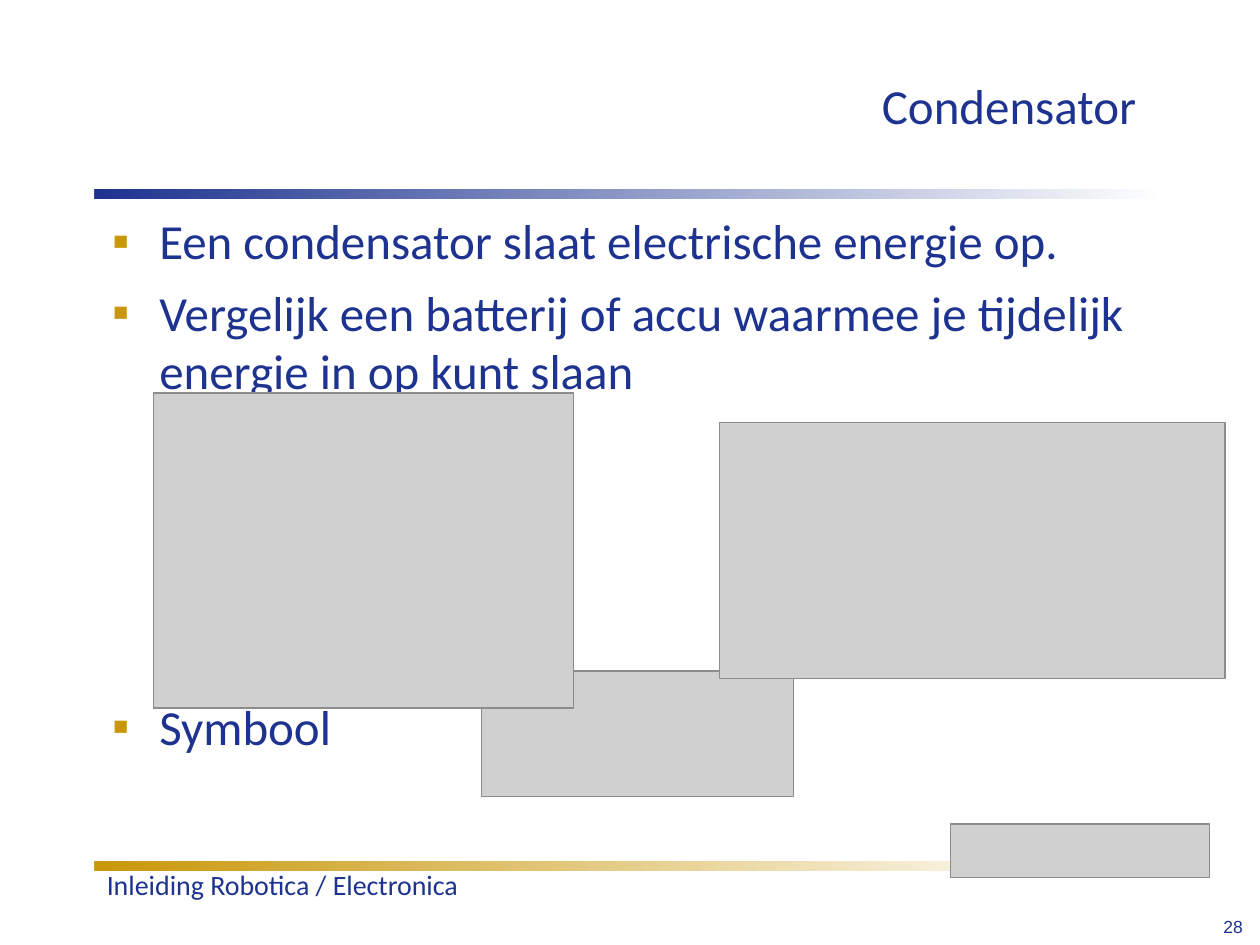
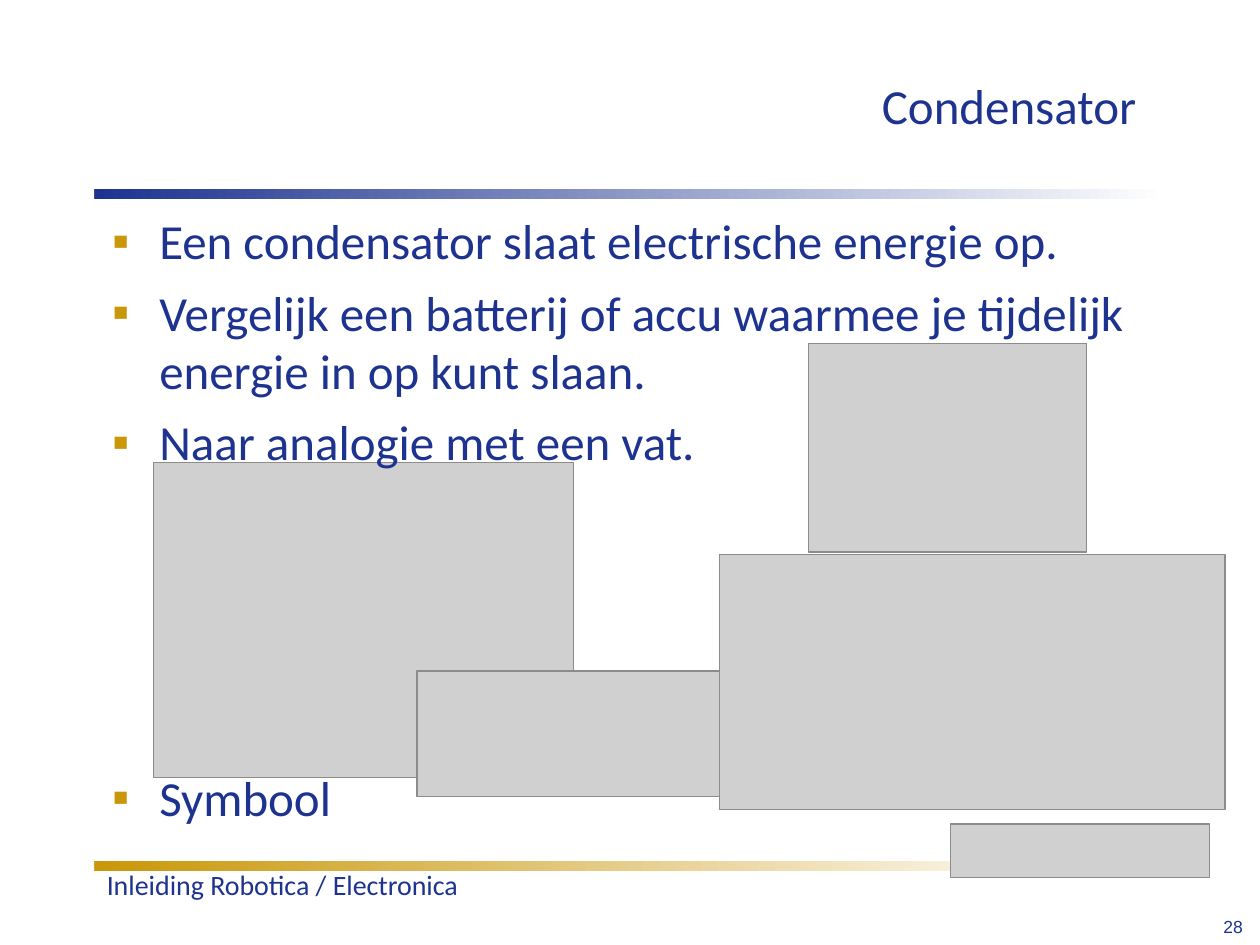
Before and after one commit to humiq/Greendevelopment, a slide deck: slide 28 of trunk/documents/Colleges/ISIROB College 1.ppt. Drawn at 1260x945 pixels with LibreOffice and Linux fonts; fonts in the diff are those of the drawing; grey boxes stand for pictures; background and template pictures are left out. Boxes give left, top, right and bottom in pixels: in the first picture for what was removed or moved away, otherwise in the second. Text is boxed around its words. In the diff, an @@ line names an element or a change of style, - is before the commit and + after.

```diff
--- a/trunk/documents/Colleges/ISIROB College 1.ppt
+++ b/trunk/documents/Colleges/ISIROB College 1.ppt
@@ text at <box>159,297,1123,472</box>: text changed @@
-▪ Vergelijk een batterij of accu waarmee je tijdelijk energie in op kunt slaan
+▪ Vergelijk een batterij of accu waarmee je tijdelijk energie in op kunt slaan.
+▪ Naar analogie met een vat.
@@ picture: place and size @@
-picture at <box>719,423,1226,679</box>
+picture at <box>809,344,1086,552</box>
@@ picture: place and size @@
-picture at <box>154,393,573,708</box>
+picture at <box>154,462,573,777</box>
@@ picture added at <box>719,554,1226,810</box> @@
@@ picture: place and size @@
-picture at <box>481,670,794,796</box>
+picture at <box>417,670,730,796</box>
```
Also in this commit, not shown: 3 other slides changed, 6 other files.
